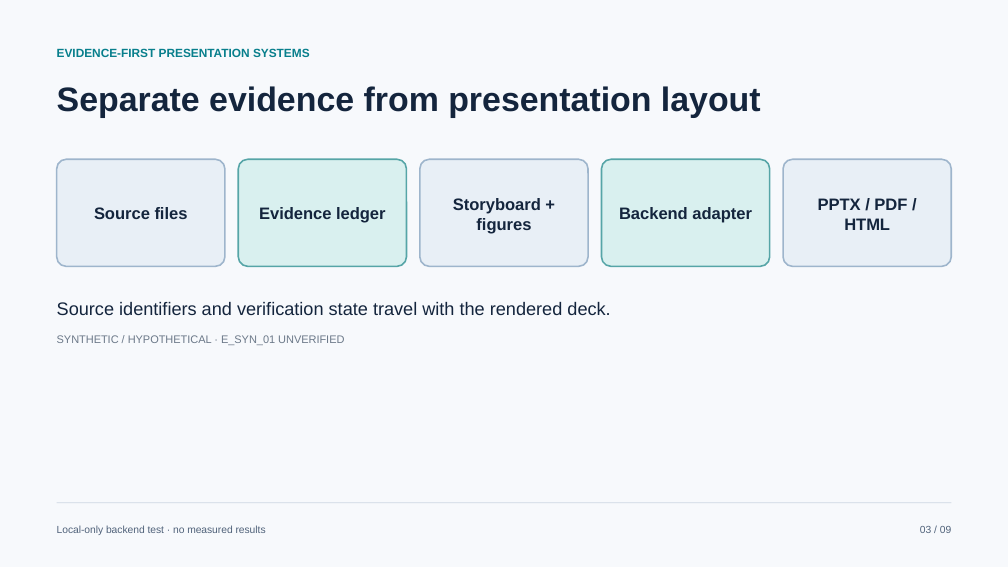
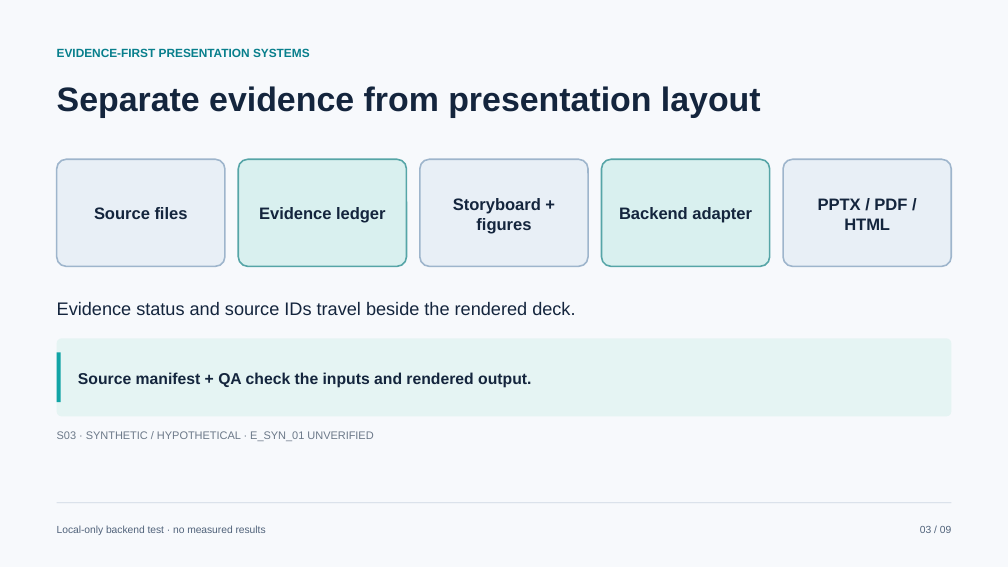
Before and after one commit to georgeorange-crypto/AIAutoSlides-Making, a slide deck: slide 3 of artifacts/open-source-bakeoff/pptagent/answer.pptx. Drawn at 1008x567 pixels with LibreOffice and Linux fonts; fonts in the diff are those of the drawing. Boxes give left, top, right and bottom in pixels: in the first picture for what was removed or moved away, otherwise in the second. Text is boxed around its words. In the diff, an @@ line names an element or a change of style, - is before the commit and + after.

```diff
--- a/artifacts/open-source-bakeoff/pptagent/answer.pptx
+++ b/artifacts/open-source-bakeoff/pptagent/answer.pptx
@@ text at (x1=57, y1=302, x2=575, y2=315): text changed @@
-Source identifiers and verification state travel with the rendered deck.
+Evidence status and source IDs travel beside the rendered deck.
@@ rounded rectangle added at (x1=57, y1=339, x2=951, y2=417), fill #E5F4F3 @@
@@ line added from (59, 352) to (59, 402), #12A4A6 3.75 pt @@
@@ text added at (x1=78, y1=372, x2=531, y2=388), 15 pt, text #14253D, bold @@
+Source manifest + QA check the inputs and rendered output.
@@ text at (x1=57, y1=431, x2=373, y2=441): text changed @@
-SYNTHETIC / HYPOTHETICAL · E_SYN_01 UNVERIFIED
+S03 · SYNTHETIC / HYPOTHETICAL · E_SYN_01 UNVERIFIED
```
Also in this commit, not shown: 8 other slides changed, 41 other files.
